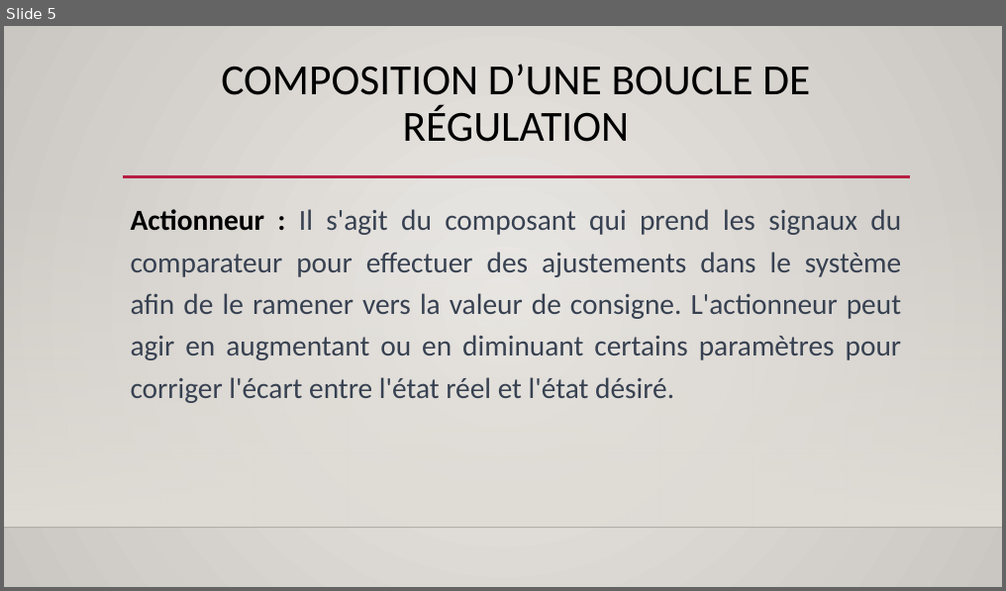
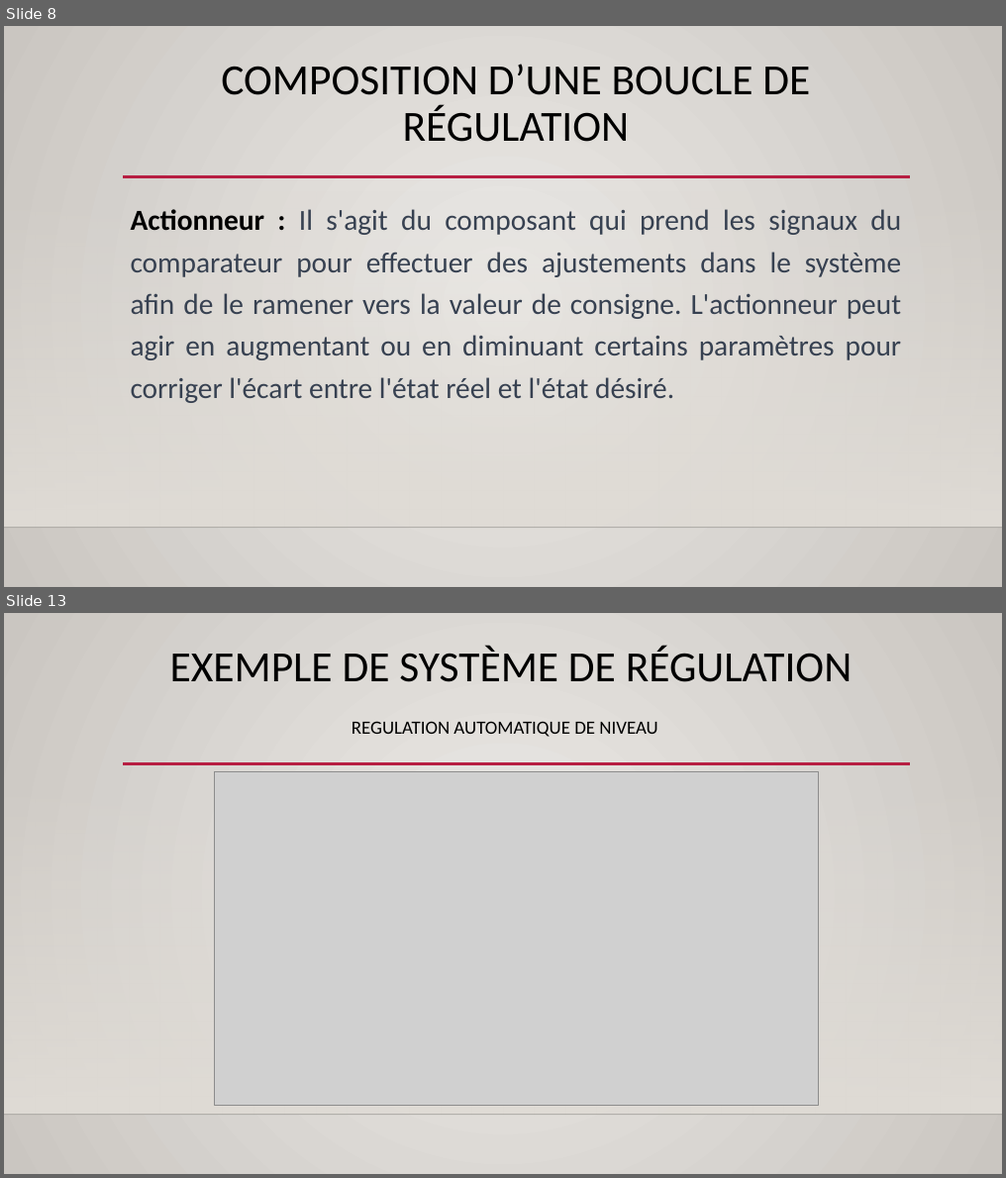
Before and after one commit to Aboudara/Document, a slide deck: Formation regulation.pptx. Shown one above the other, each under a label of ours: slide 5 before the commit, slides 8 and 13 after it; the slides between them are not shown. The pictures are 1006x591 and 1006x1178 pixels, drawn with LibreOffice and Linux fonts; fonts in the diff are those of the drawing; grey boxes stand for pictures; background and template pictures are left out. Boxes give left, top, right and bottom in pixels: in the first picture for what was removed or moved away, otherwise in the second. Text is boxed around its words. In the diff, an @@ line names an element or a change of style, - is before the commit and + after.

```diff
--- a/Formation regulation.pptx
+++ b/Formation regulation.pptx
@@ slide 13 added at [4, 613, 1002, 1174], background gradient #ECEAE7 to #CAC7C1; not listed: 3 template elements that a slide beside it also shows @@
@@ title added at [170, 646, 852, 682], 41.4 pt, text #000000 @@
+EXEMPLE DE SYSTÈME DE RÉGULATION
@@ text added at [351, 721, 657, 737], 18 pt, text #000000 @@
+REGULATION AUTOMATIQUE DE NIVEAU
@@ picture added at [215, 771, 819, 1106] @@
@@ what was slide 5 is now slide 8 @@
```
Also in this commit, not shown: 2 slides changed, 7 other slides added, 1 slide removed.
